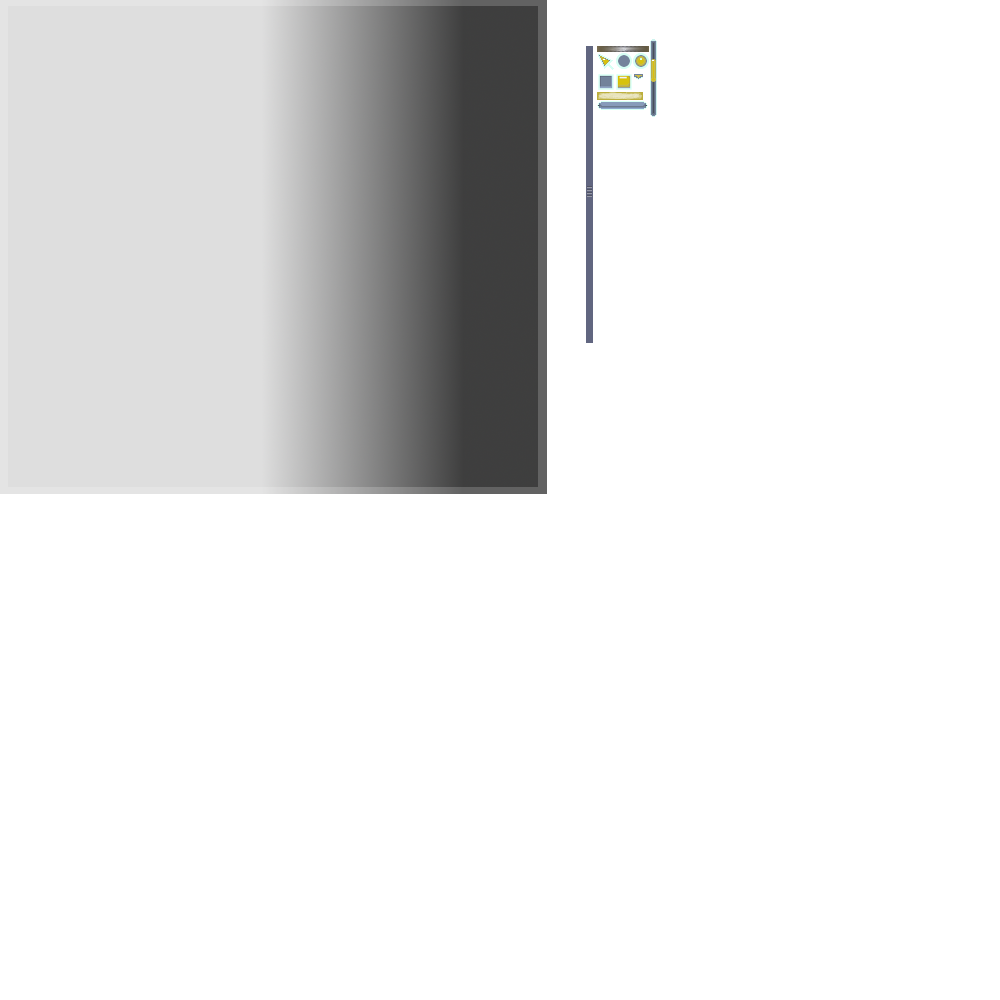
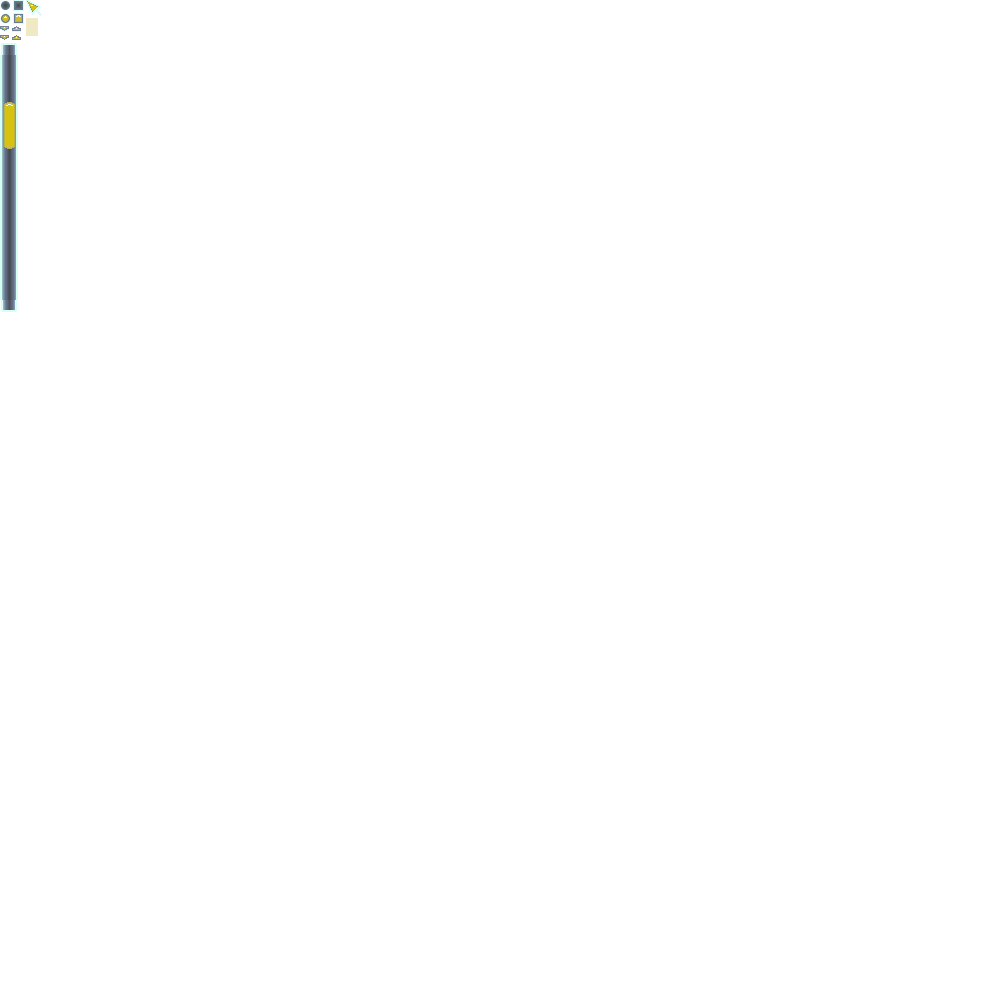
Layer changes from the first w=1000, h=1000 image to the second:
removed layer "WindowColour" (was screen) over (x1=0, y1=0, x2=547, y2=494)
painted on "Highlights" over (x1=26, y1=18, x2=643, y2=100)
added layer "Top-Layer" above "BG-Layer" over (x1=1, y1=2, x2=37, y2=149)
renamed "WindowColour #1" to "BG-Layer", painted on it over (x1=0, y1=1, x2=657, y2=310)
removed layer "Window" over (x1=0, y1=0, x2=649, y2=494)
added layer "Frame-Layer" above "Background" over (x1=0, y1=0, x2=598, y2=312)
